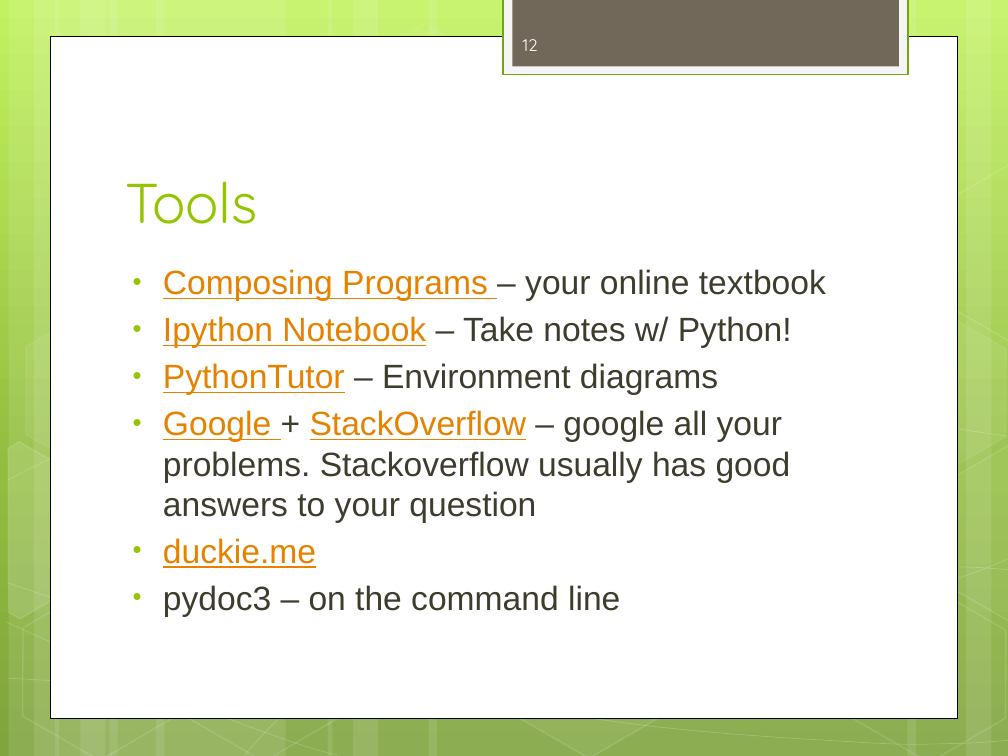
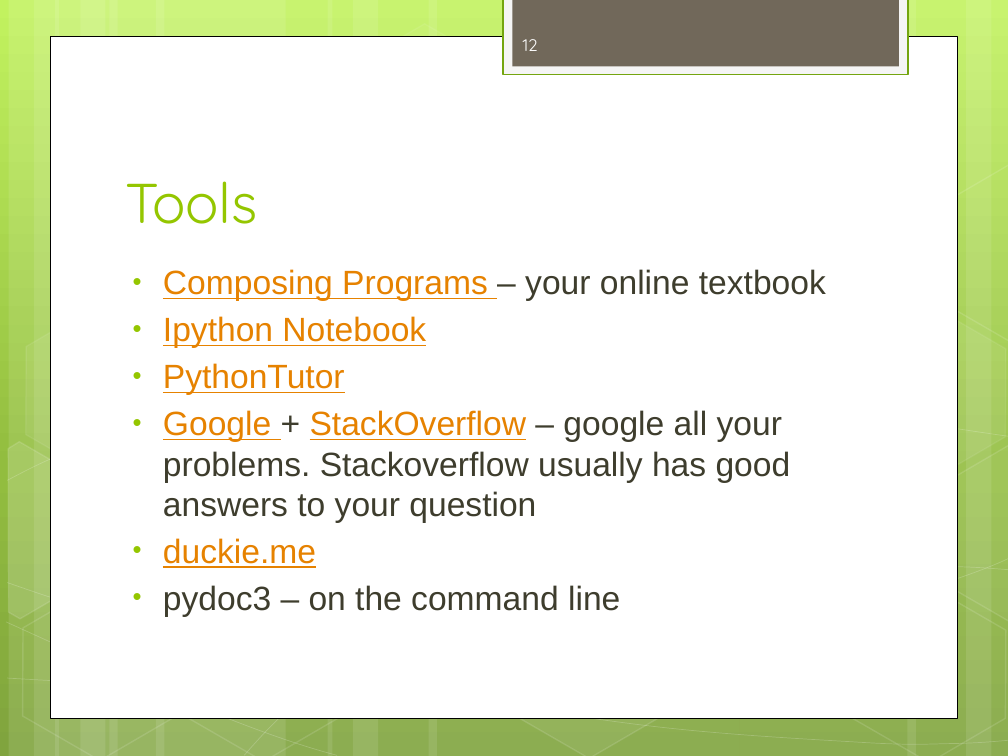
Before and after one commit to dicksontsai/dicksontsai.github.io, a slide deck: slide 12 of cs61a/discussion/disc0.pptx. Drawn at 1008x756 pixels with LibreOffice and Linux fonts; fonts in the diff are those of the drawing. Boxes give left, top, right and bottom in pixels: in the first picture for what was removed or moved away, otherwise in the second. Text is boxed around its words. In the diff, an @@ line names an element or a change of style, - is before the commit and + after.

```diff
--- a/cs61a/discussion/disc0.pptx
+++ b/cs61a/discussion/disc0.pptx
@@ text at (x1=163, y1=316, x2=426, y2=395): text changed; text colour #3E3D2D to #E68200 @@
-• Ipython Notebook – Take notes w/ Python!
-• PythonTutor – Environment diagrams
+• Ipython Notebook
+• PythonTutor
```
Also in this commit, not shown: 2 other slides changed, 47 other files.
